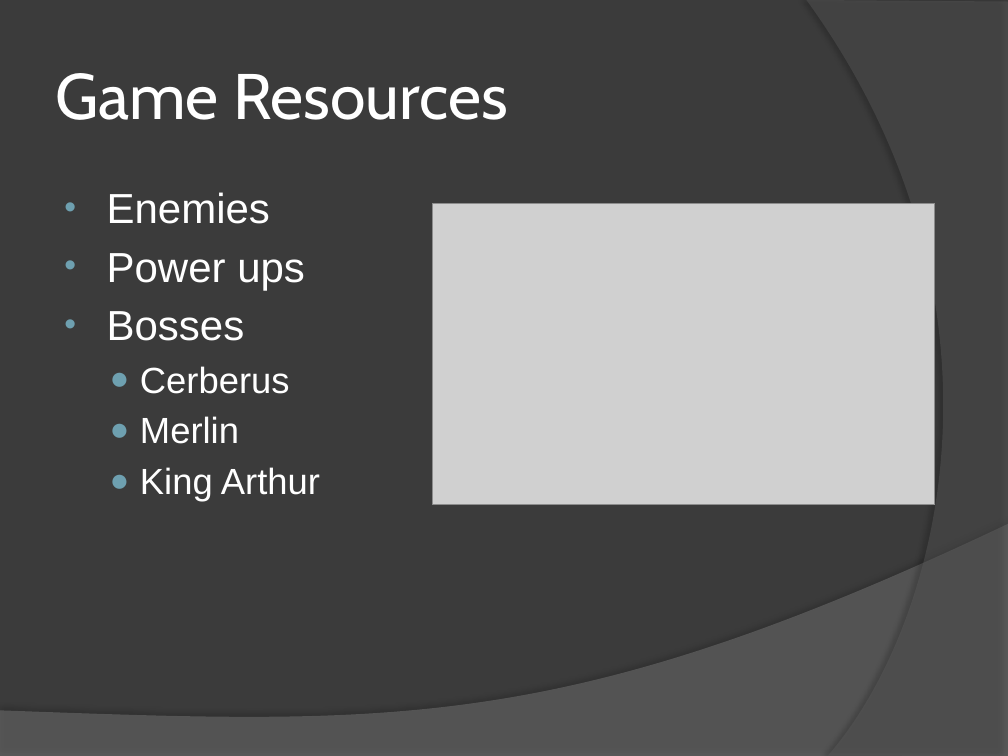
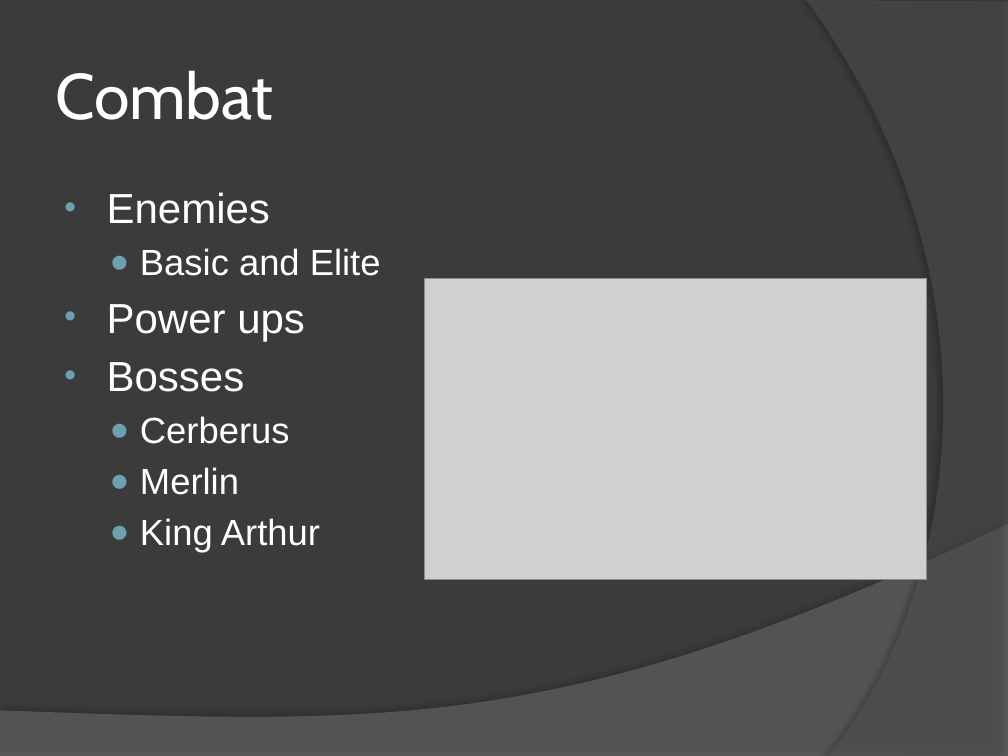
Before and after one commit to everescent/drqst, a slide deck: slide 6 of Pre-Production/D-Sync.pptx. Drawn at 1008x756 pixels with LibreOffice and Linux fonts; fonts in the diff are those of the drawing; grey boxes stand for pictures. Boxes give left, top, right and bottom in pixels: in the first picture for what was removed or moved away, otherwise in the second. Text is boxed around its words. In the diff, an @@ line names an element or a change of style, - is before the commit and + after.

```diff
--- a/Pre-Production/D-Sync.pptx
+++ b/Pre-Production/D-Sync.pptx
@@ title at (x1=55, y1=70, x2=273, y2=120): text changed @@
-Game Resources
+Combat
@@ text at (x1=140, y1=248, x2=381, y2=276): paragraph added @@
+  ● Basic and Elite
@@ picture moved from (x1=432, y1=204, x2=934, y2=505) to (x1=424, y1=278, x2=926, y2=580) @@
```
Also in this commit, not shown: 5 other slides changed, 1 slide added, 2 slides removed.
